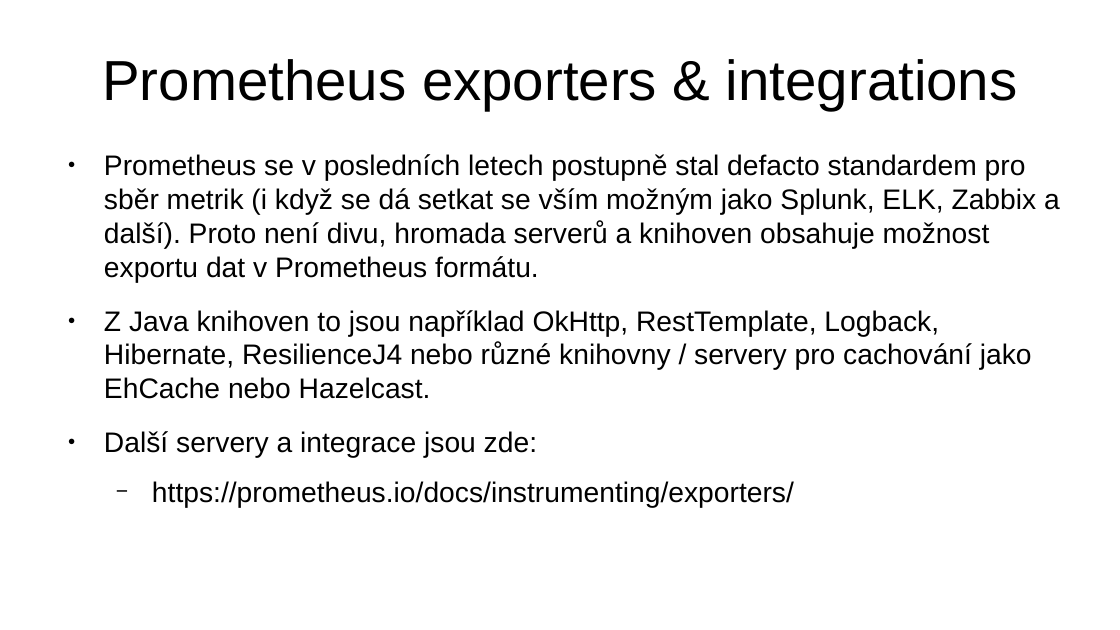
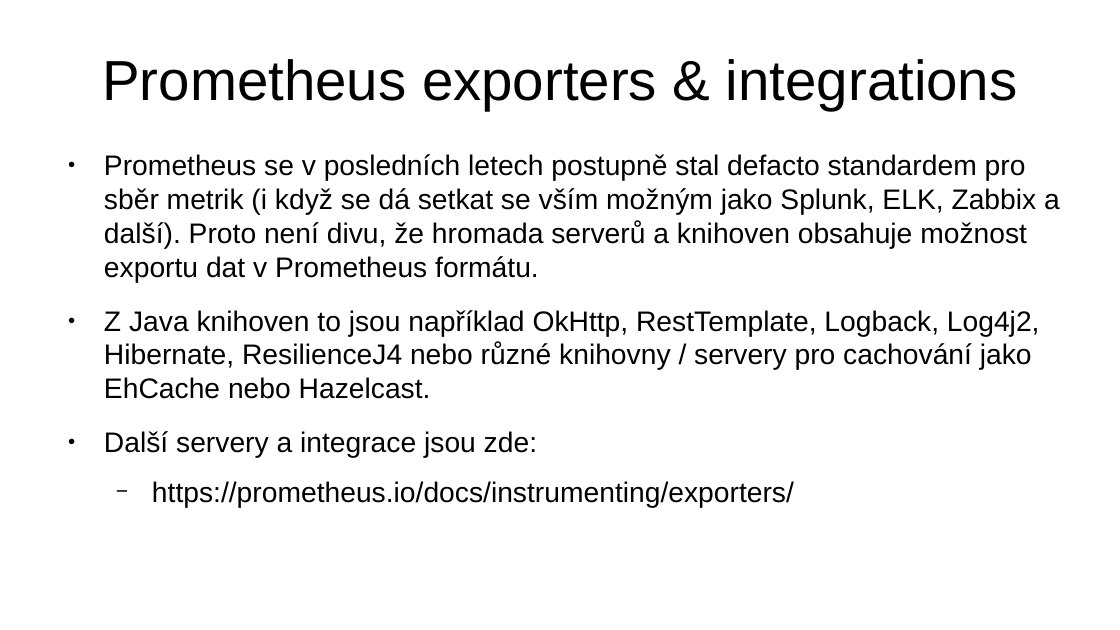
Before and after one commit to jirkapinkas/javadays-2020, a slide deck: slide 30 of prometheus/Prednaska.odp (slide 31 before the commit). Drawn at 1120x630 pixels with LibreOffice and Linux fonts; fonts in the diff are those of the drawing. Boxes give left, top, right and bottom in pixels: in the first picture for what was removed or moved away, otherwise in the second. Text is boxed around its words. In the diff, an @@ line names an element or a change of style, - is before the commit and + after.

```diff
--- a/prometheus/Prednaska.odp
+++ b/prometheus/Prednaska.odp
@@ text at [104, 154, 1060, 399]: text changed @@
-● Prometheus se v posledních letech postupně stal defacto standardem pro sběr metrik (i když se dá setkat se vším možným jako Splunk, ELK, Zabbix a další). Proto není divu, hromada serverů a knihoven obsahuje možnost exportu dat v Prometheus formátu.
-● Z Java knihoven to jsou například OkHttp, RestTemplate, Logback, Hibernate, ResilienceJ4 nebo různé knihovny / servery pro cachování jako EhCache nebo Hazelcast.
+● Prometheus se v posledních letech postupně stal defacto standardem pro sběr metrik (i když se dá setkat se vším možným jako Splunk, ELK, Zabbix a další). Proto není divu, že hromada serverů a knihoven obsahuje možnost exportu dat v Prometheus formátu.
+● Z Java knihoven to jsou například OkHttp, RestTemplate, Logback, Log4j2, Hibernate, ResilienceJ4 nebo různé knihovny / servery pro cachování jako EhCache nebo Hazelcast.
```
Also in this commit, not shown: 1 slide removed, 1 other file.
